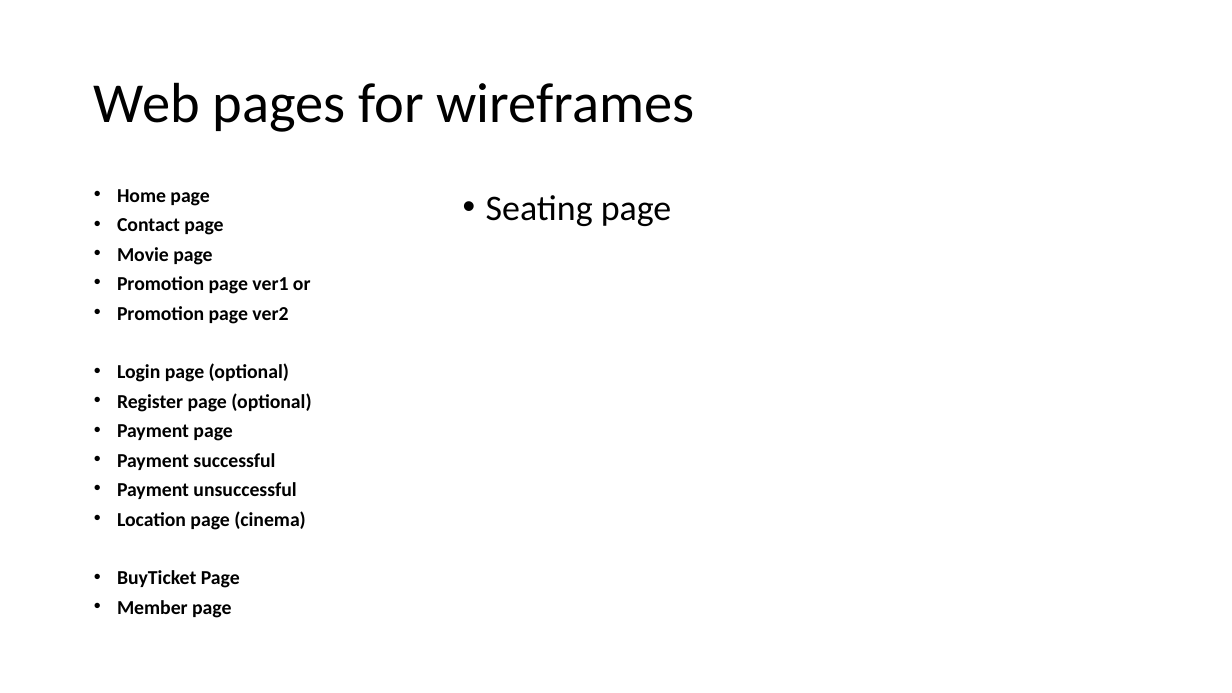
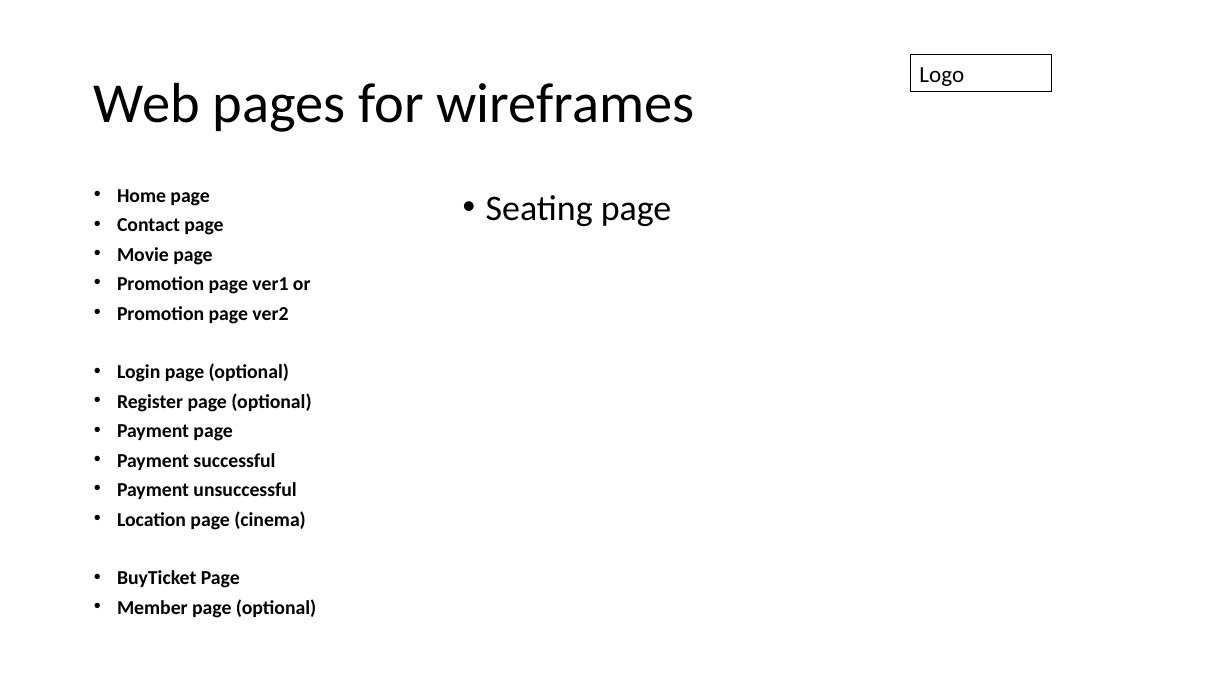
Before and after one commit to shanecalebz/movie4717, a slide deck: slide 2 of Wireframes_ver1.2.pptx. Drawn at 1232x693 pixels with LibreOffice and Linux fonts; fonts in the diff are those of the drawing. Boxes give left, top, right and bottom in pixels: in the first picture for what was removed or moved away, otherwise in the second. Text is boxed around its words. In the diff, an @@ line names an element or a change of style, - is before the commit and + after.

```diff
--- a/Wireframes_ver1.2.pptx
+++ b/Wireframes_ver1.2.pptx
@@ rectangle added at (x1=910, y1=55, x2=1052, y2=91), outline #000000 0.75 pt, 18 pt, text #000000 @@
+Logo
@@ text at (x1=117, y1=599, x2=316, y2=618): text changed @@
-• Member page
+• Member page (optional)
```
Also in this commit, not shown: 7 slides added, 4 slides removed, 1 other file.
